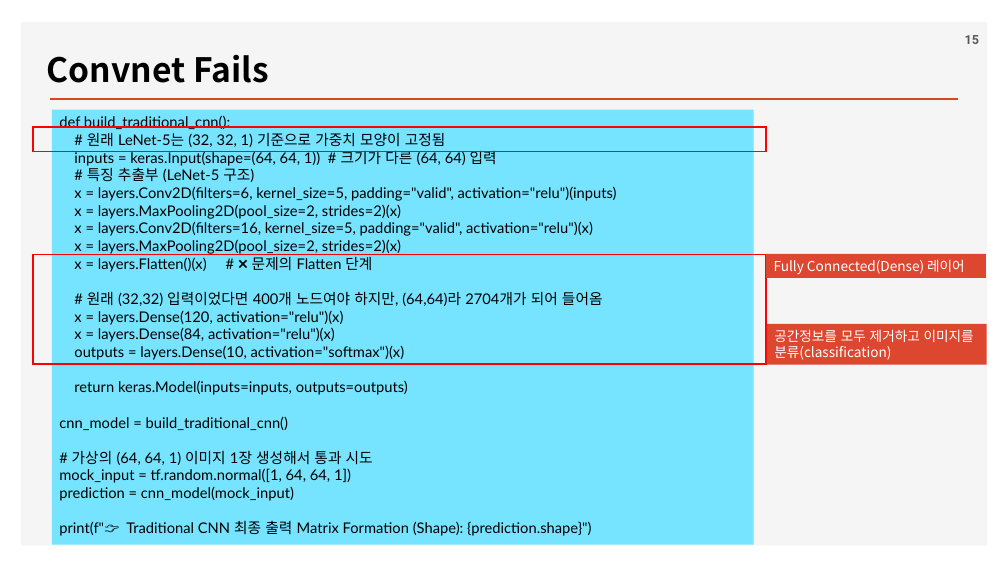
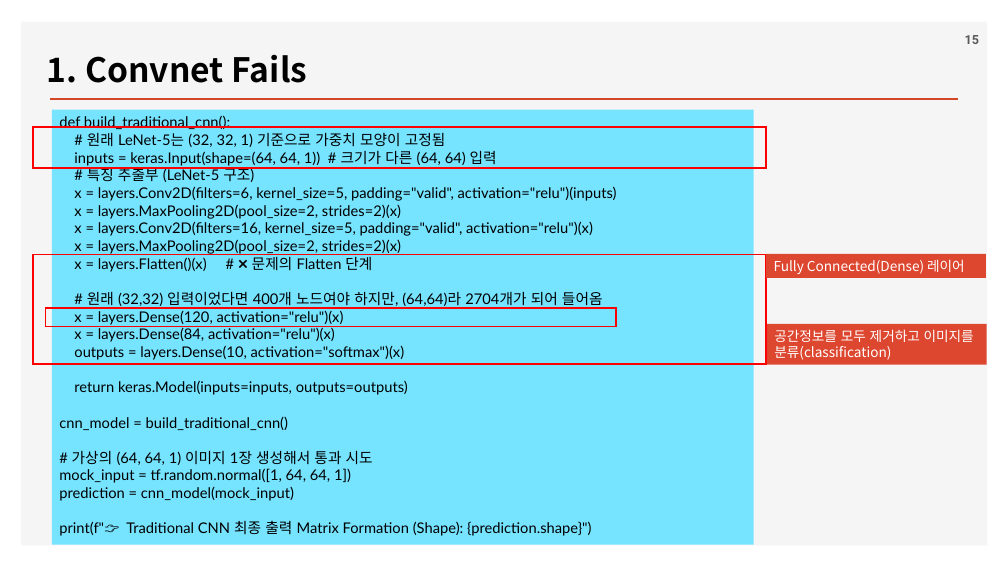
Before and after one commit to ancestor9/2026_Fall_Deep-Learning-with-Python, a slide deck: slide 15 of Chapter 11 Image segmentation.pptx. Drawn at 1008x567 pixels with LibreOffice and Linux fonts; fonts in the diff are those of the drawing; background and template pictures are left out. Boxes give left, top, right and bottom in pixels: in the first picture for what was removed or moved away, otherwise in the second. Text is boxed around its words. In the diff, an @@ line names an element or a change of style, - is before the commit and + after.

```diff
--- a/Chapter 11 Image segmentation.pptx
+++ b/Chapter 11 Image segmentation.pptx
@@ text at bbox=[47, 54, 308, 83]: text changed @@
-Convnet Fails
+1. Convnet Fails
@@ rectangle: place and size @@
-rectangle at bbox=[33, 127, 767, 151]
+rectangle at bbox=[33, 127, 767, 168]
@@ rectangle added at bbox=[45, 308, 616, 326], outline #FF0000 1.5 pt @@
```
Also in this commit, not shown: 5 other slides changed.
